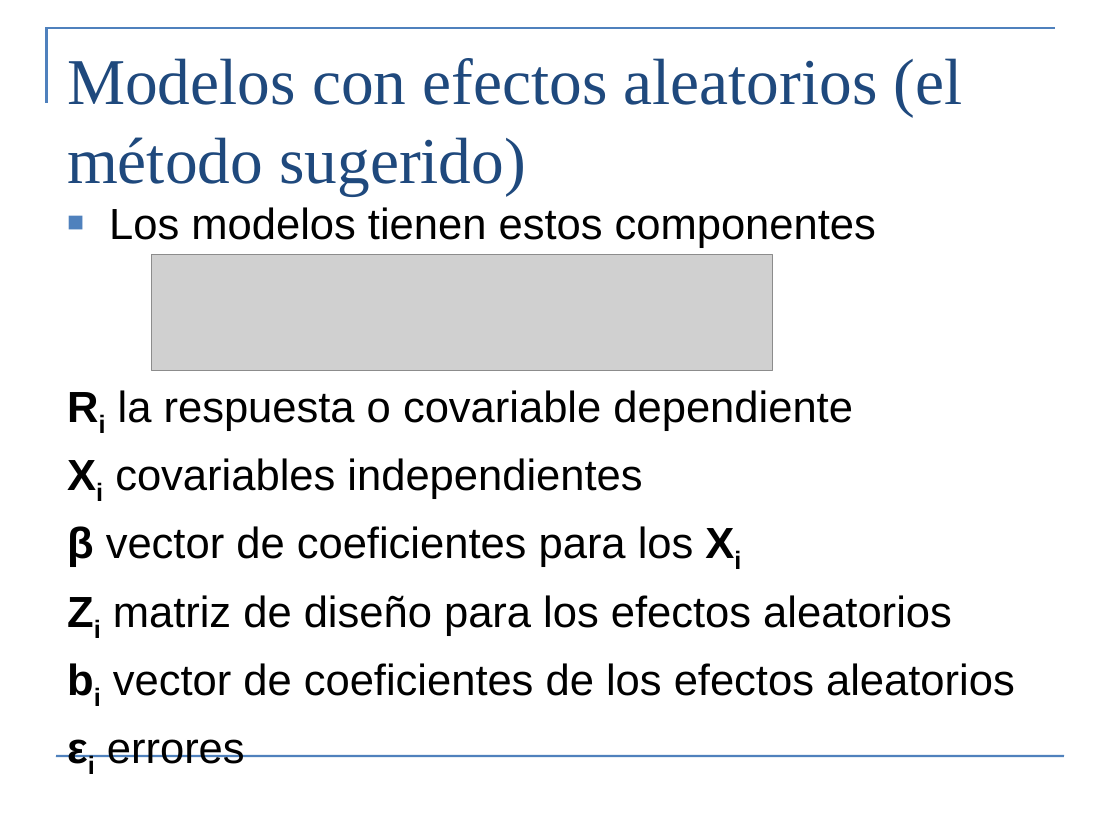
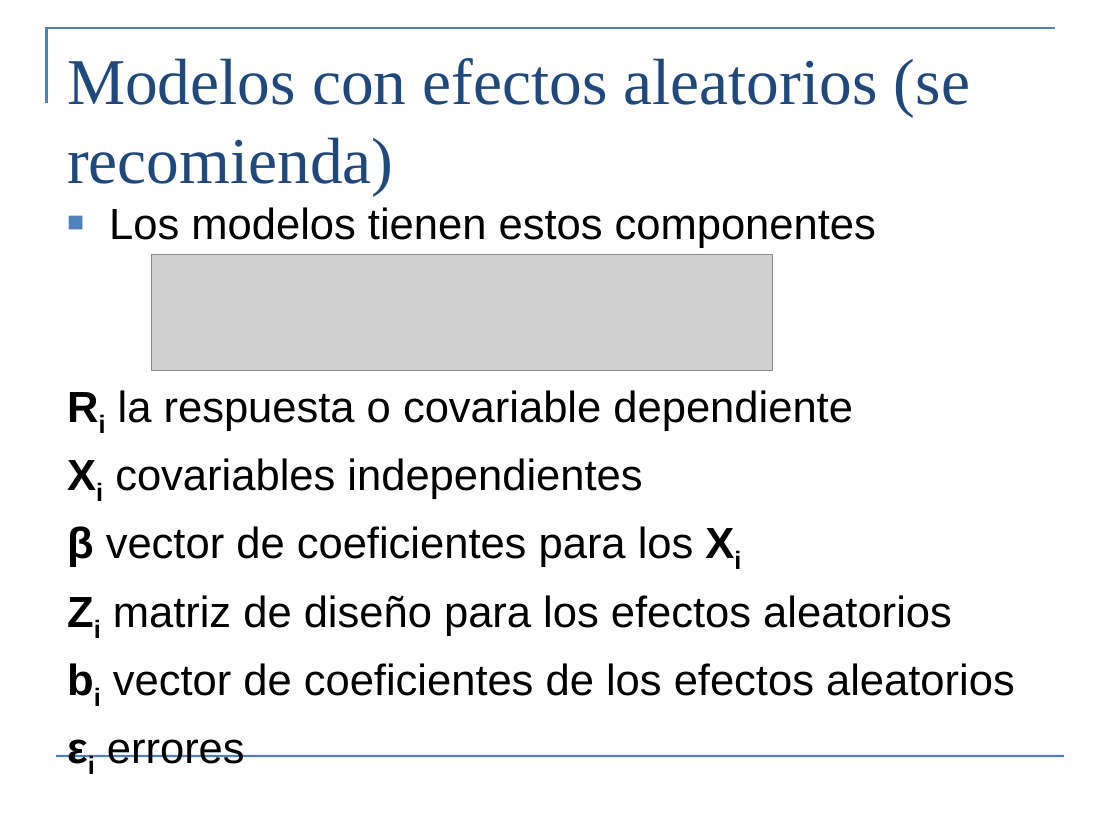
Before and after one commit to noblehendrix/ExtendingLMwithR, a slide deck: slide 25 of Day4/clase/Modelos_Jerarquicos 2018 final.pptx. Drawn at 1120x840 pixels with LibreOffice and Linux fonts; fonts in the diff are those of the drawing; grey boxes stand for pictures. Boxes give left, top, right and bottom in pixels: in the first picture for what was removed or moved away, otherwise in the second. Text is boxed around its words. In the diff, an @@ line names an element or a change of style, - is before the commit and + after.

```diff
--- a/Day4/clase/Modelos_Jerarquicos 2018 final.pptx
+++ b/Day4/clase/Modelos_Jerarquicos 2018 final.pptx
@@ title at box(67, 58, 970, 195): text changed @@
-Modelos con efectos aleatorios (el método sugerido)
+Modelos con efectos aleatorios (se recomienda)
```
Also in this commit, not shown: 4 other slides changed, 2 other files.
